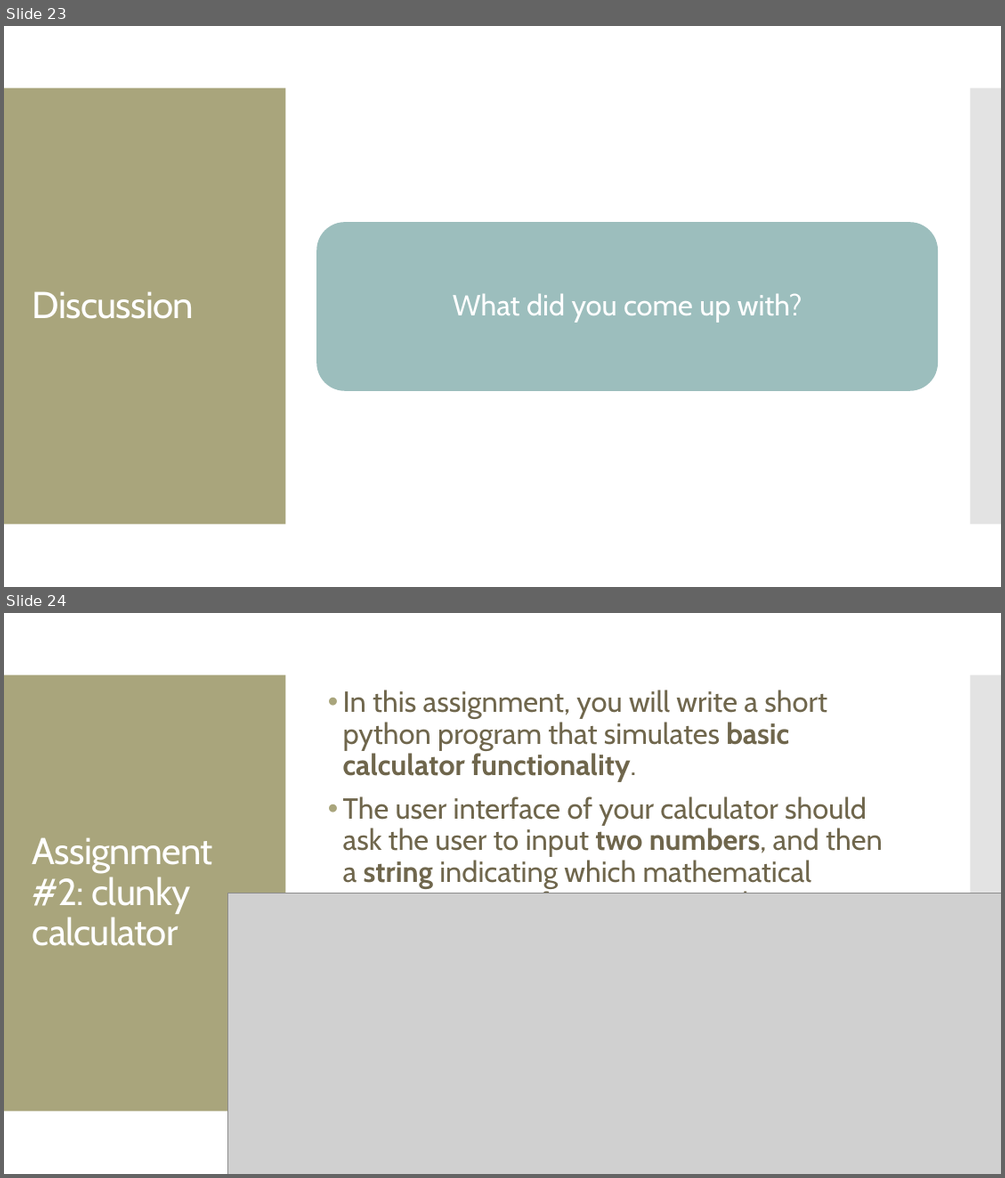
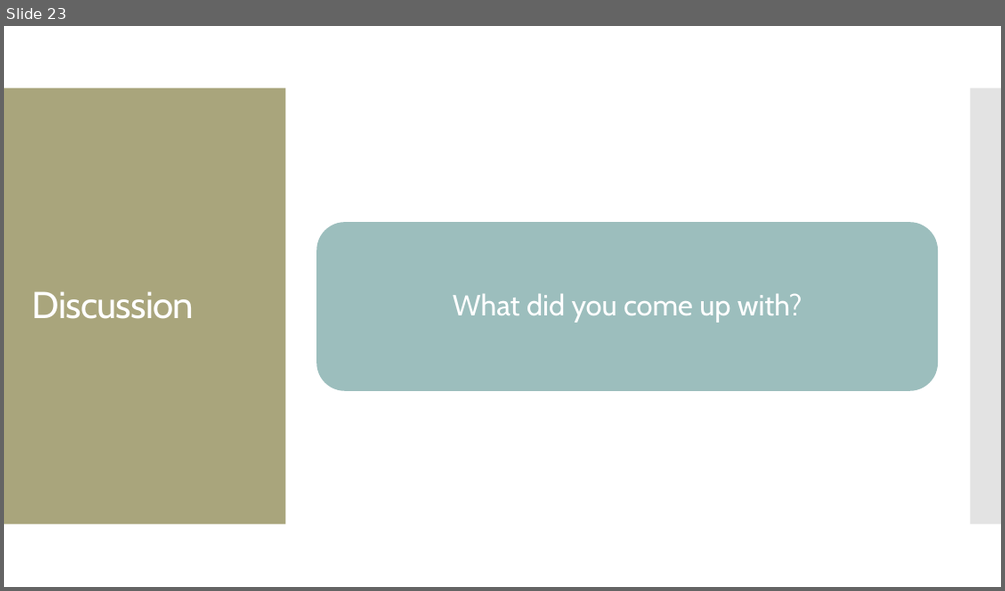
Before and after one commit to amosca01/CAIS117-F23, a slide deck: slides/05-numbers.pptx. Shown one above the other, each under a label of ours: slides 23 and 24 before the commit, slide 23 after it. The pictures are 1005x1178 and 1005x591 pixels, drawn with LibreOffice and Linux fonts; fonts in the diff are those of the drawing; grey boxes stand for pictures. Boxes give left, top, right and bottom in pixels: in the first picture for what was removed or moved away, otherwise in the second. Text is boxed around its words. In the diff, an @@ line names an element or a change of style, - is before the commit and + after.

```diff
--- a/slides/05-numbers.pptx
+++ b/slides/05-numbers.pptx
@@ slide 24 removed at (4, 613, 1001, 1174), background #FFFFFF; not listed: 2 template elements that a slide beside it also shows @@
@@ text removed at (343, 690, 882, 893) @@
-• In this assignment, you will write a short python program that simulates basic calculator functionality.
-• The user interface of your calculator should ask the user to input two numbers, and then a string indicating which mathematical operation to perform. For example:
@@ title removed at (32, 837, 213, 946) @@
-Assignment #2: clunky calculator
@@ picture removed at (227, 893, 1001, 1174) @@
```
Also in this commit, not shown: 1 other slide removed, 7 other files.
